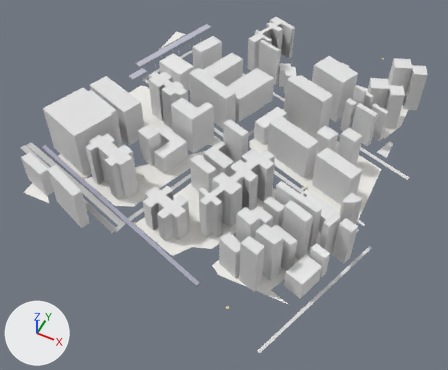
The glTF model white-model-six-districts/chunks/128_104_high.glb: old version first, new version second.
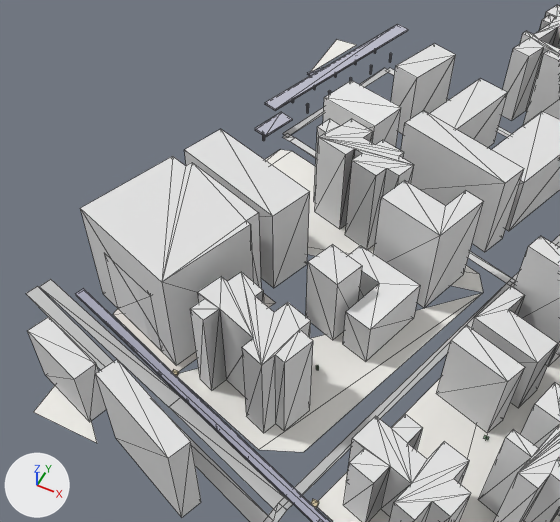
There are two pictures of each version: one whole from a 50 mm camera at (4583.0, -1945.0, 756.0) aimed at (4270.0, -1317.0, -28.0), one close up from a 50 mm camera at (4268.0, -1668.0, 454.0) aimed at (4104.0, -1341.0, 46.0). The axes (+X, +Y, +Z) are drawn at lower left. The lights are the same throughout. The first two pictures are the older version. The close-ups show mesh edges as thin lines. Vertices at exactly the same position are counted once.

The scene before the commit, as lines of its bpy script (objects in view):
```python
me_mesh_0 = bpy.data.meshes.new('Mesh_0')
me_mesh_0.from_pydata(...)  # 1150 vertices, 1348 faces; spans x 3930.0..4548.0, y -1585.0..-897.0, z -1.0..92.0
me_mesh_0.materials.append(mat_material_0)
ob_mesh_0 = bpy.data.objects.new('Mesh_0', me_mesh_0)
ob_mesh_0.location = (0.0, 0.0, 0.0)
```
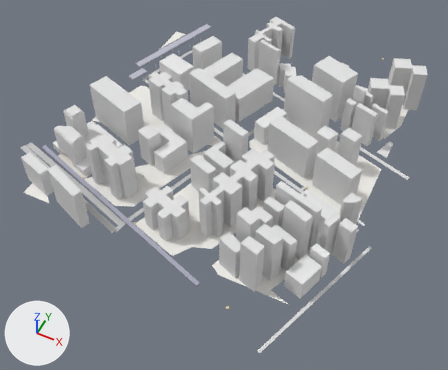
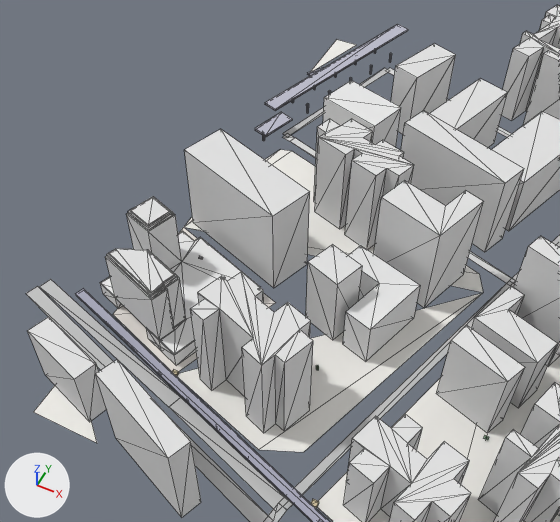
The change, as a diff of the scene's bpy script:
```diff
--- a/white-model-six-districts/chunks/128_104_high.glb.py
+++ b/white-model-six-districts/chunks/128_104_high.glb.py
@@ me_mesh_0 @@
 # used by ob_mesh_0; location = (0.0, 0.0, 0.0)
-me_mesh_0.from_pydata(...)  # 1150 vertices, 1348 faces; spans x 3930.0..4548.0, y -1585.0..-897.0, z -1.0..92.0
+me_mesh_0.from_pydata(...)  # 1374 vertices, 1663 faces; spans x 3930.0..4548.0, y -1585.0..-897.0, z -1.0..92.0
+# me_mesh_0 part 1: a new loose piece of 46 vertices spanning x 4002.0..4055.0, y -1419.0..-1385.0, z 59.0..62.0, in mat_material_0
+# me_mesh_0 part 2: a new loose piece of 44 vertices spanning x 4003.0..4054.0, y -1417.0..-1386.0, z 62.0..63.0, in mat_material_0
+# me_mesh_0 part 3: 19 vertices removed from x 3982.0..4091.0, y -1426.0..-1322.0, z 63.0..92.0; 129 vertices added at x 3982.0..4091.0, y -1426.0..-1322.0, z 2.0..68.0
+# other edits to the shape of me_mesh_0 do not show in these pictures
 me_mesh_0.materials.append(mat_material_0)
```

Where the change shows, as pixel boxes (x1, y1, x2, y2) in the close-ups (560 x 522 px):
part 1 of me_mesh_0, added
    after: (107, 250, 178, 298)
part 2 of me_mesh_0, added
    after: (109, 249, 175, 294)
part 3 of me_mesh_0, cut back
    before: (80, 156, 261, 365)
    after: (100, 197, 261, 365)
